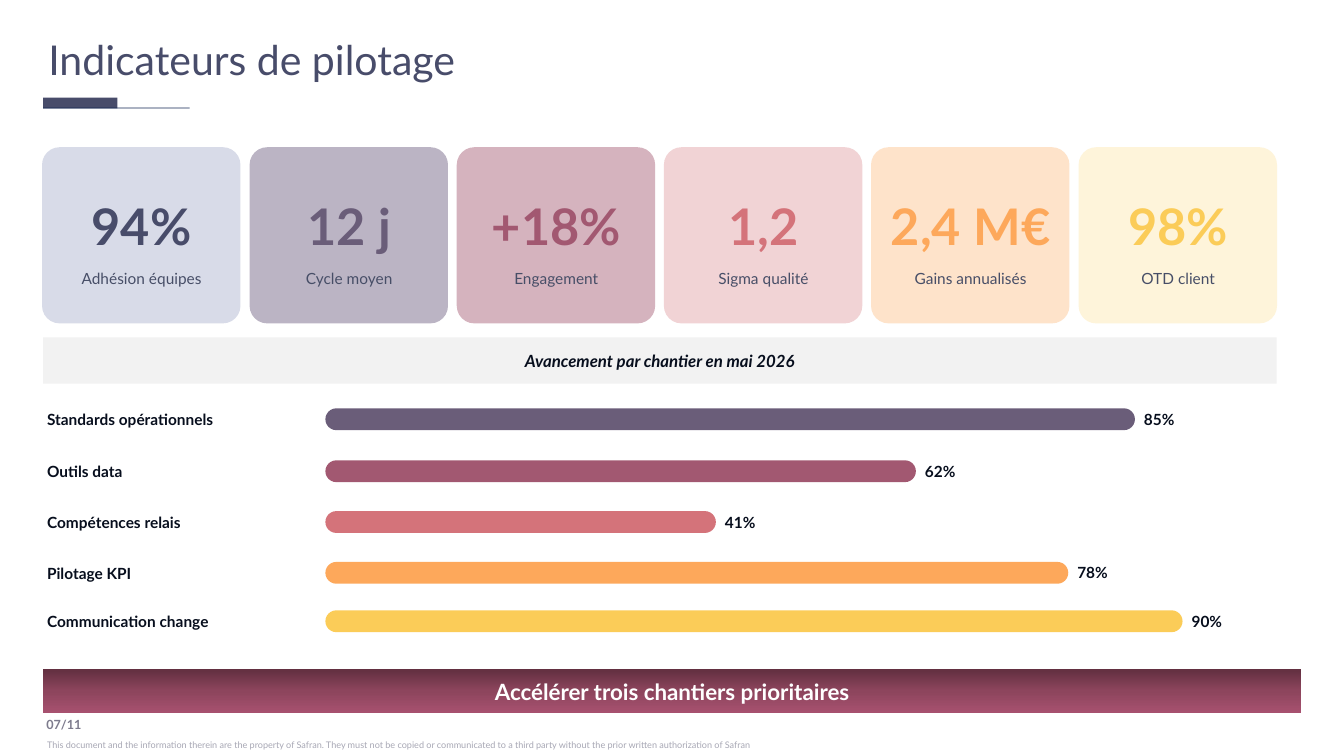
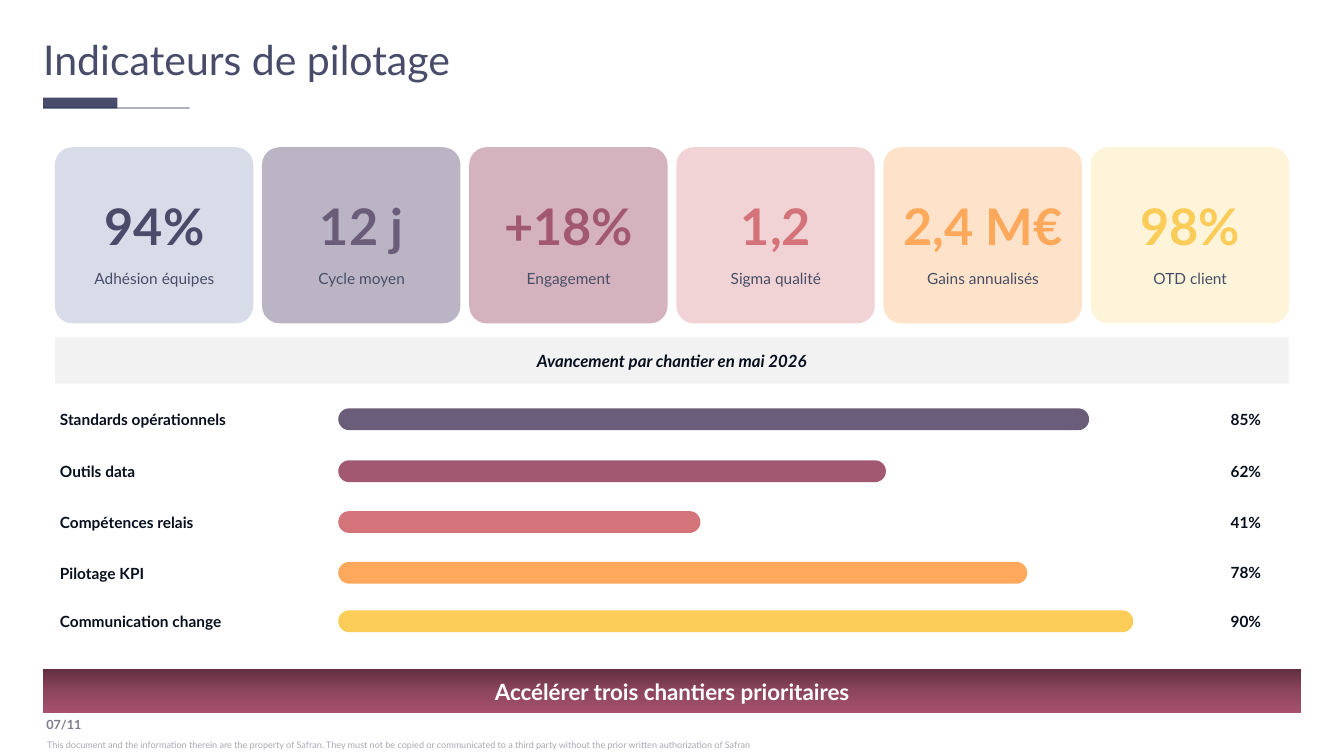
Before and after one commit to jpapasidero/Skill_Jessica_template_Claude, a slide deck: slide 7 of test_corretion_elements_graphiques.pptx. Drawn at 1344x756 pixels with LibreOffice and Linux fonts; fonts in the diff are those of the drawing. Boxes give left, top, right and bottom in pixels: in the first picture for what was removed or moved away, otherwise in the second. Text is boxed around its words. In the diff, an @@ line names an element or a change of style, - is before the commit and + after.

```diff
--- a/test_corretion_elements_graphiques.pptx
+++ b/test_corretion_elements_graphiques.pptx
@@ text "Indicateurs de pilotage": place and size @@
-text "Indicateurs de pilotage" at box(48, 44, 455, 83)
+text "Indicateurs de pilotage" at box(43, 44, 450, 83)
@@ 6 texts, 2 rounded rectangles: place and size @@
-6 texts, 2 rounded rectangles at box(82, 147, 1070, 324)
+6 texts, 2 rounded rectangles at box(94, 147, 1083, 324)
@@ 12 texts, 4 rounded rectangles, 1 rectangle: place and size @@
-12 texts, 4 rounded rectangles, 1 rectangle at box(42, 147, 1277, 630)
+12 texts, 4 rounded rectangles, 1 rectangle at box(54, 147, 1290, 630)
@@ rounded rectangle: place and size @@
-rounded rectangle at box(326, 408, 1135, 431)
+rounded rectangle at box(339, 408, 1090, 431)
@@ text "85%": place and size @@
-text "85%" at box(1144, 413, 1174, 425)
+text "85%" at box(1231, 413, 1261, 425)
@@ rounded rectangle: place and size @@
-rounded rectangle at box(326, 461, 917, 483)
+rounded rectangle at box(339, 461, 886, 483)
@@ text "62%": place and size @@
-text "62%" at box(925, 465, 955, 477)
+text "62%" at box(1231, 465, 1261, 477)
@@ text "41%": place and size @@
-text "41%" at box(725, 516, 755, 528)
+text "41%" at box(1231, 516, 1261, 528)
@@ rounded rectangle: place and size @@
-rounded rectangle at box(326, 511, 716, 533)
+rounded rectangle at box(339, 511, 701, 533)
@@ rounded rectangle: place and size @@
-rounded rectangle at box(326, 562, 1069, 584)
+rounded rectangle at box(339, 562, 1028, 584)
@@ text "78%": place and size @@
-text "78%" at box(1077, 566, 1107, 578)
+text "78%" at box(1231, 566, 1261, 578)
@@ rounded rectangle: place and size @@
-rounded rectangle at box(326, 611, 1183, 633)
+rounded rectangle at box(339, 611, 1134, 633)
@@ text "90%": place and size @@
-text "90%" at box(1192, 615, 1222, 627)
+text "90%" at box(1231, 615, 1261, 627)
```
Also in this commit, not shown: 5 other slides changed, 2 other files.
